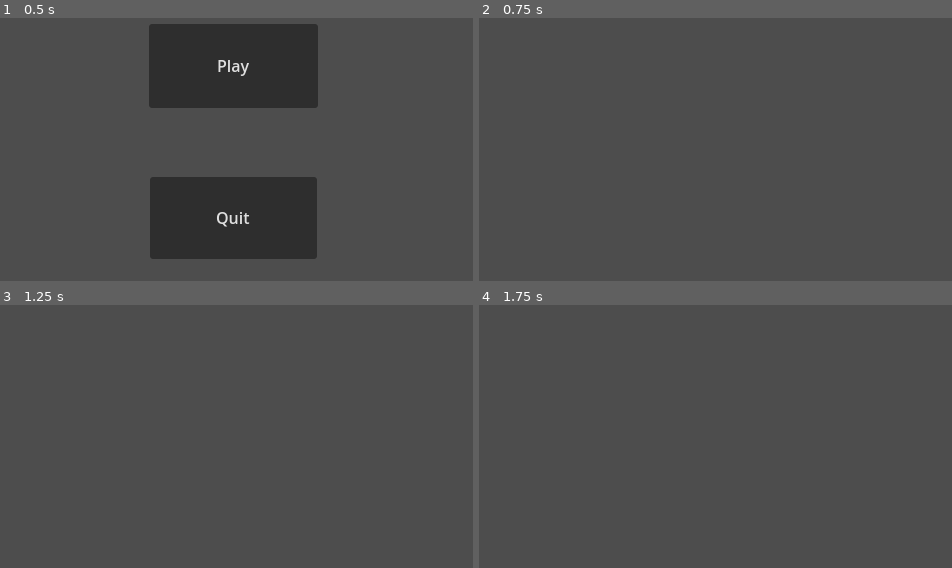
Above: before the commit, frames 1-4 (two rows, left to right).
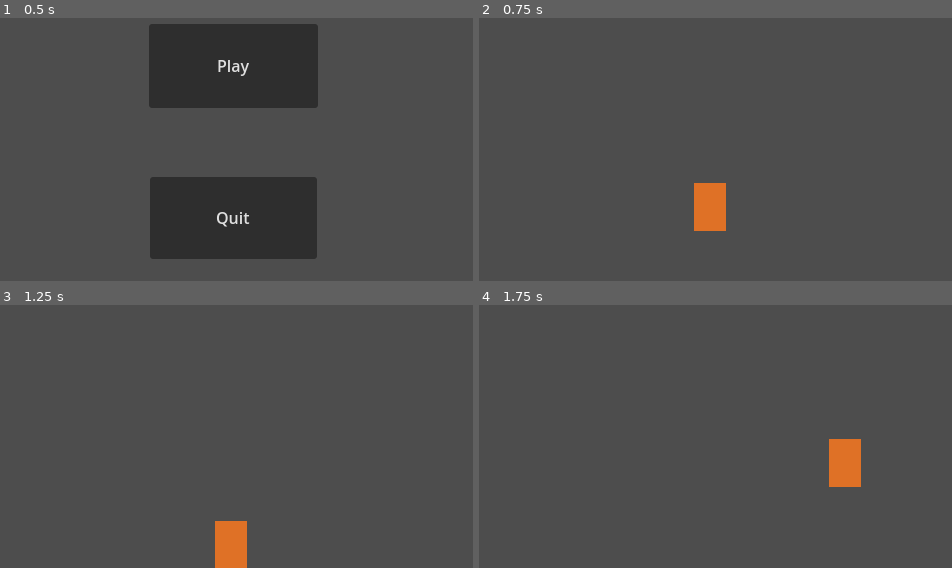
Above: after the commit, the same moments.

Repository: JachymDolezal/game-jam-solo
Game: Godot game, scene res://Menu/menu.tscn
Two runs of this game, one before a commit and one after it. Both use one fixed random seed, a clock stepped at 60 frames per second and the inputs below.
Inputs:
- Up to frame 1 (0.5 s): no input
- Up to frame 2 (0.75 s): click "Play" at 0.5 s
- Up to frame 3 (1.25 s): no input
- Up to frame 4 (1.75 s): tap Enter (ui_accept) at 1.25, 1.35, 1.52 s; hold Right (ui_right) from 1.28 s (still down)

Frame 1 is identical in both runs. In frame 2, 1.2% of the frame differs, in the area x 45-53%, y 62-81%; in frame 3, 1.2%; in frame 4, 1.2%.

Commit message:
add demo scene with basic player movement

Diff:
--- a/Main/main.tscn
+++ b/Main/main.tscn
@@ -1,3 +1,29 @@
-[gd_scene format=3 uid="uid://bvmij54nu7egf"]
+[gd_scene load_steps=5 format=3 uid="uid://bvmij54nu7egf"]
+
+[ext_resource type="PackedScene" uid="uid://cdmssg6gxil4e" path="res://Player.tscn" id="1_neau2"]
+[ext_resource type="PackedScene" uid="uid://bex55oi201ynx" path="res://floor.tscn" id="2_jgu68"]
+
+[sub_resource type="RectangleShape2D" id="RectangleShape2D_wbkvr"]
+size = Vector2(8, 640)
+
+[sub_resource type="RectangleShape2D" id="RectangleShape2D_nq2by"]
+size = Vector2(8, 640)
 
 [node name="Main" type="Node2D"]
+
+[node name="Player" parent="." instance=ExtResource("1_neau2")]
+position = Vector2(238, 551)
+
+[node name="Floor" parent="." instance=ExtResource("2_jgu68")]
+visible = false
+position = Vector2(238, 554)
+
+[node name="CharacterBody2D" type="CharacterBody2D" parent="."]
+
+[node name="CollisionShape2D" type="CollisionShape2D" parent="CharacterBody2D"]
+position = Vector2(484, 320)
+shape = SubResource("RectangleShape2D_wbkvr")
+
+[node name="CollisionShape2D2" type="CollisionShape2D" parent="CharacterBody2D"]
+position = Vector2(-4, 320)
+shape = SubResource("RectangleShape2D_nq2by")
--- /dev/null
+++ b/Player.gd
@@ -0,0 +1,38 @@
+extends CharacterBody2D
+
+
+const SPEED = 300.0
+const JUMP_VELOCITY = -400.0
+
+# Get the gravity from the project settings to be synced with RigidBody nodes.
+var gravity = ProjectSettings.get_setting("physics/2d/default_gravity")
+
+
+func dash():
+	pass
+
+func cast_spell():
+	pass
+
+func check_if_stick():
+	pass
+
+func _physics_process(delta):
+	# Add the gravity.
+	if not is_on_floor():
+		velocity.y += gravity * delta
+
+	# Handle Jump.
+	if Input.is_action_just_pressed("ui_accept") and is_on_floor():
+		velocity.y = JUMP_VELOCITY
+
+	# Get the input direction and handle the movement/deceleration.
+	# As good practice, you should replace UI actions with custom gameplay actions.
+	var direction = Input.get_axis("ui_left", "ui_right")
+
+	if direction:
+		velocity.x = direction * SPEED
+	else:
+		velocity.x = move_toward(velocity.x, 0, SPEED)
+
+	move_and_slide()
--- /dev/null
+++ b/Player.tscn
@@ -0,0 +1,18 @@
+[gd_scene load_steps=4 format=3 uid="uid://cdmssg6gxil4e"]
+
+[ext_resource type="Script" path="res://Player.gd" id="1_d52hs"]
+[ext_resource type="Texture2D" uid="uid://bv1r2bday03tm" path="res://Assets/Player/basicplayer.png" id="1_xg1tb"]
+
+[sub_resource type="RectangleShape2D" id="RectangleShape2D_dotyv"]
+size = Vector2(32, 48)
+
+[node name="Player" type="CharacterBody2D"]
+script = ExtResource("1_d52hs")
+
+[node name="CollisionShape2D" type="CollisionShape2D" parent="."]
+shape = SubResource("RectangleShape2D_dotyv")
+
+[node name="Sprite2D" type="Sprite2D" parent="."]
+position = Vector2(0.0937497, 1.66893e-06)
+scale = Vector2(0.318125, 0.48)
+texture = ExtResource("1_xg1tb")
--- /dev/null
+++ b/floor.tscn
@@ -0,0 +1,11 @@
+[gd_scene load_steps=2 format=3 uid="uid://bex55oi201ynx"]
+
+[sub_resource type="RectangleShape2D" id="RectangleShape2D_osydl"]
+size = Vector2(481, 24.5)
+
+[node name="Floor" type="CharacterBody2D"]
+position = Vector2(238, 551)
+
+[node name="CollisionShape2D2" type="CollisionShape2D" parent="."]
+position = Vector2(2.5, 99.75)
+shape = SubResource("RectangleShape2D_osydl")
Binary file added: Assets/Player/basicplayer.png
Not shown, added: Assets/Player/basicplayer.png.import
